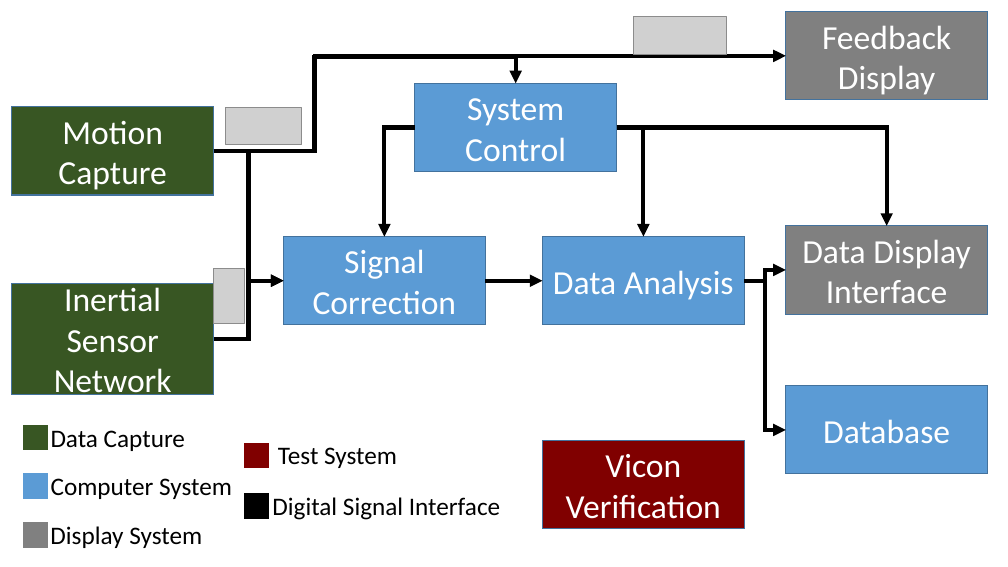
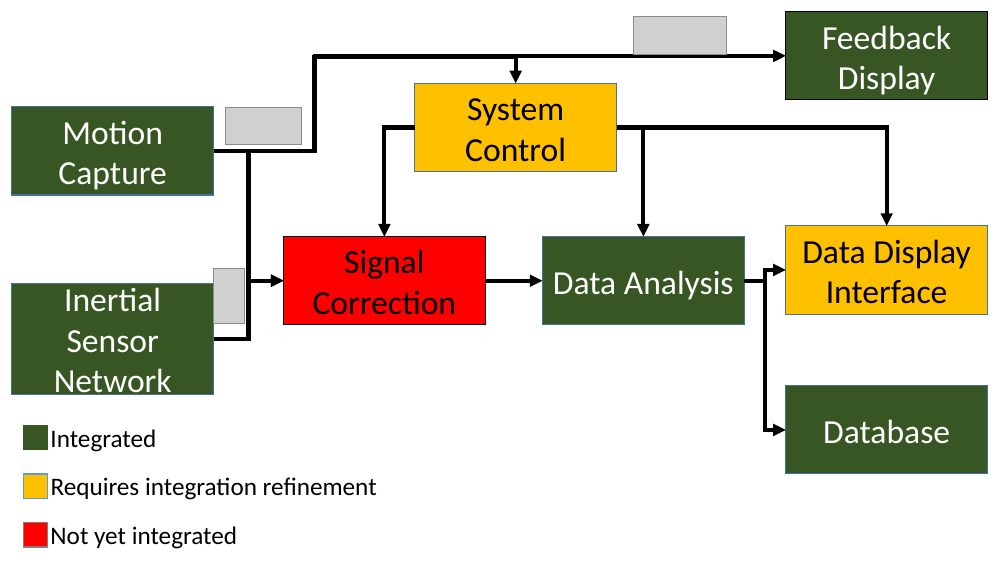
Before and after one commit to aliakbari-phd/Senior-Design-Team2, a slide deck: slide 2 of AlexDubois/SystemFlowChartAsProgress.pptx. Drawn at 1008x567 pixels with LibreOffice and Linux fonts; fonts in the diff are those of the drawing; grey boxes stand for pictures. Boxes give left, top, right and bottom in pixels: in the first picture for what was removed or moved away, otherwise in the second. Text is boxed around its words. In the diff, an @@ line names an element or a change of style, - is before the commit and + after.

Commit message:
Updated Trial Tracker and IMU Data, still in progress

```diff
--- a/AlexDubois/SystemFlowChartAsProgress.pptx
+++ b/AlexDubois/SystemFlowChartAsProgress.pptx
@@ rectangle "Feedback Display" at (x1=786, y1=12, x2=988, y2=101): fill #808080 to #385723; outline #43739E 1 pt to #000000 1 pt @@
@@ rectangle "System Control" at (x1=415, y1=83, x2=617, y2=172): text colour #FFFFFF to #000000; fill #5B9BD5 to #FFC000 @@
@@ rectangle "Signal Correction" at (x1=284, y1=237, x2=485, y2=325): text colour #FFFFFF to #000000; fill #5B9BD5 to #FF0000; outline #43739E 1 pt to #000000 1 pt @@
@@ rectangle "Data Analysis" at (x1=543, y1=237, x2=745, y2=325): fill #5B9BD5 to #385723 @@
@@ rectangle "Data Display Interface" at (x1=786, y1=226, x2=988, y2=315): text colour #FFFFFF to #000000; fill #808080 to #FFC000 @@
@@ rectangle "Database" at (x1=786, y1=386, x2=988, y2=474): fill #5B9BD5 to #385723 @@
@@ text at (x1=50, y1=429, x2=156, y2=452): text changed @@
-Data Capture
+Integrated
@@ rectangle removed at (x1=245, y1=444, x2=269, y2=468) @@
@@ text removed at (x1=278, y1=447, x2=397, y2=468) @@
-Test System
@@ rectangle removed at (x1=543, y1=441, x2=745, y2=529) @@
-Vicon Verification
@@ rectangle at (x1=23, y1=474, x2=48, y2=498): fill #5B9BD5 to #FFC000 @@
@@ text at (x1=51, y1=477, x2=377, y2=500): text changed @@
-Computer System
+Requires integration refinement
@@ rectangle removed at (x1=245, y1=494, x2=269, y2=518) @@
@@ text removed at (x1=272, y1=497, x2=500, y2=520) @@
-Digital Signal Interface
@@ rectangle at (x1=23, y1=523, x2=48, y2=547): fill #808080 to #FF0000 @@
@@ text at (x1=50, y1=526, x2=237, y2=549): text changed @@
-Display System
+Not yet integrated
```
Also in this commit, not shown: 6 other files.
